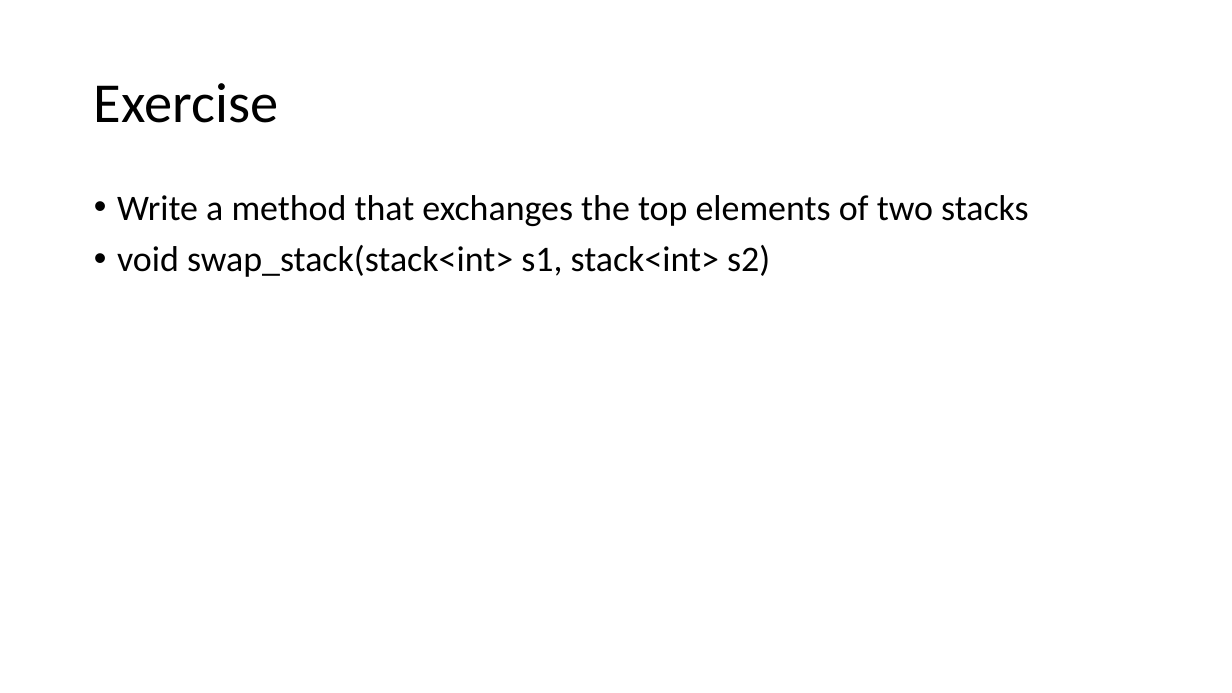
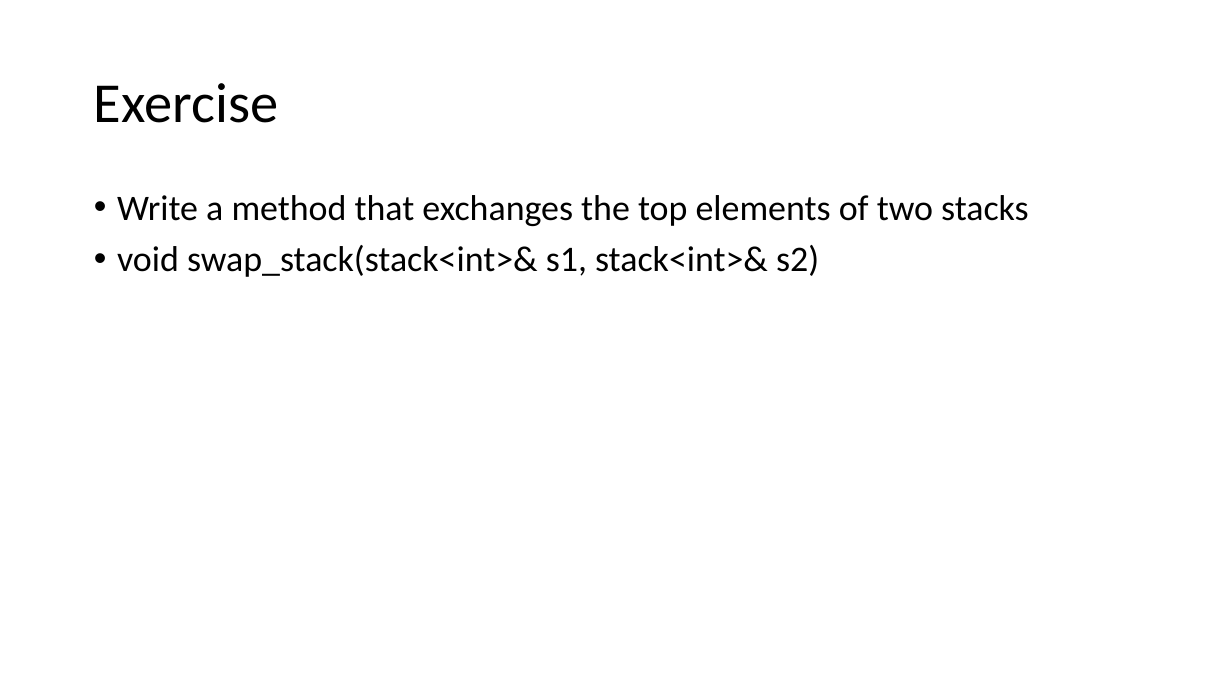
Before and after one commit to kwea123/cpp_data_algo, a slide deck: slide 14 of 1_Table.pptx. Drawn at 1232x693 pixels with LibreOffice and Linux fonts; fonts in the diff are those of the drawing. Boxes give left, top, right and bottom in pixels: in the first picture for what was removed or moved away, otherwise in the second. Text is boxed around its words. In the diff, an @@ line names an element or a change of style, - is before the commit and + after.

```diff
--- a/1_Table.pptx
+++ b/1_Table.pptx
@@ text at [117, 245, 819, 277]: text changed @@
-• void swap_stack(stack<int> s1, stack<int> s2)
+• void swap_stack(stack<int>& s1, stack<int>& s2)
```
Also in this commit, not shown: 3 other slides changed, 27 other files.
